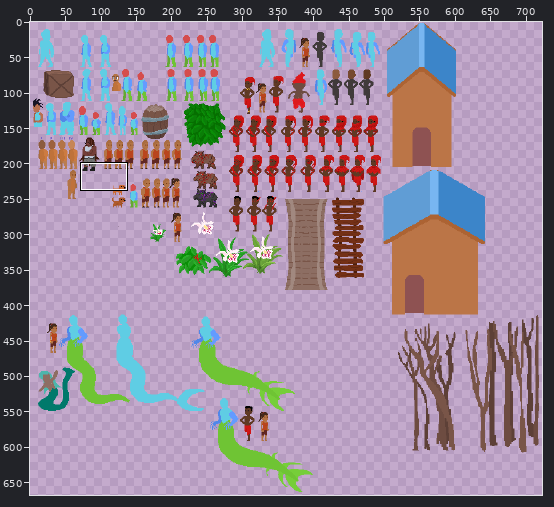
Two states of a sprite sheet, Assets/Sprites/tudo.png. The picture above shows the old version from afar; the outline marks the close-up.
Close-up. Earlier state:
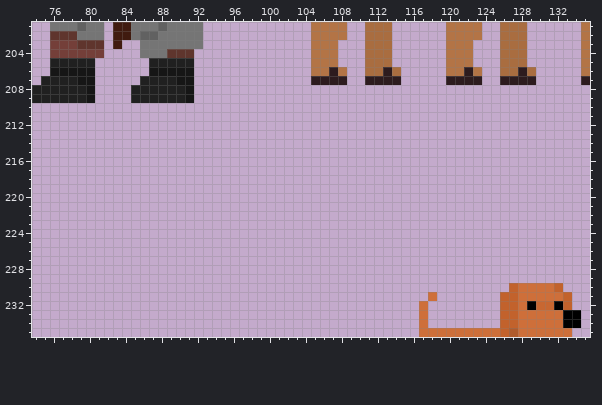
The file is 738x669 pixels. Colours within 5 levels of each other are drawn and written as one. Shown: x 74..135, y 201..235. The wide view leaves out empty margins.
After:
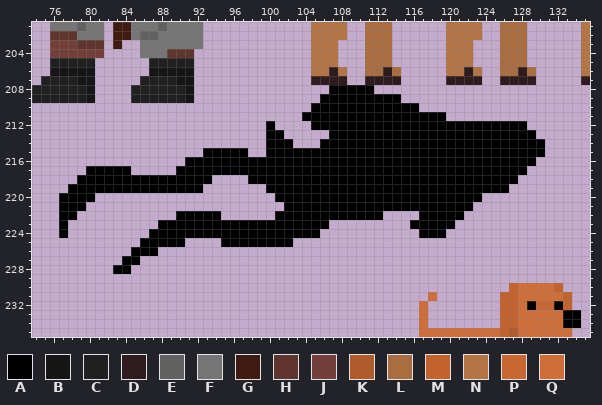
Palette (. is transparent): A #000000  B #161616  C #202020  D #2d1b1e  E #616161  F #757575  G #401b0f  H #5f352d  J #743f39  K #b05b2c  L #a96d40  M #c2622c  N #b37446  P #c86731  Q #ce6f3a
What changed:
y 208: x 107..111 ..... -> AAAAA
y 209: x 106..114 ......... -> AAAAAAAAA
y 210: x 105..116 ............ -> AAAAAAAAAAAA
y 211: x 104..119 ................ -> AAAAAAAAAAAAAAAA
y 212: x 100 . -> A; x 105..128 ........................ -> AAAAAAAAAAAAAAAAAAAAAAAA
y 213: x 100..101 .. -> AA; x 107..129 ....................... -> AAAAAAAAAAAAAAAAAAAAAAA
y 214: x 100..102 ... -> AAA; x 106..130 ......................... -> AAAAAAAAAAAAAAAAAAAAAAAAA
y 215: x 93..97 ..... -> AAAAA; x 100..130 ............................... -> AAAAAAAAAAAAAAAAAAAAAAAAAAAAAAA
y 216: x 91..129 ....................................... -> AAAAAAAAAAAAAAAAAAAAAAAAAAAAAAAAAAAAAAA
y 217: x 80..84 ..... -> AAAAA; x 90..128 ....................................... -> AAAAAAAAAAAAAAAAAAAAAAAAAAAAAAAAAAAAAAA
y 218: x 79..93 ............... -> AAAAAAAAAAAAAAA; x 98..127 .............................. -> AAAAAAAAAAAAAAAAAAAAAAAAAAAAAA
y 219: x 78..92 ............... -> AAAAAAAAAAAAAAA; x 100..126 ........................... -> AAAAAAAAAAAAAAAAAAAAAAAAAAA
y 220: x 77..80 .... -> AAAA; x 101..123 ....................... -> AAAAAAAAAAAAAAAAAAAAAAA
y 221: x 77..79 ... -> AAA; x 102..122 ..................... -> AAAAAAAAAAAAAAAAAAAAA
y 222: x 77..78 .. -> AA; x 90..94 ..... -> AAAAA; x 101..112 ............ -> AAAAAAAAAAAA; x 117..121 ..... -> AAAAA
y 223: x 77 . -> A; x 88..106 ................... -> AAAAAAAAAAAAAAAAAAA; x 116..120 ..... -> AAAAA
y 224: x 77 . -> A; x 87..105 ................... -> AAAAAAAAAAAAAAAAAAA; x 117..119 ... -> AAA
y 225: x 86..90 ..... -> AAAAA; x 95..102 ........ -> AAAAAAAA
y 226: x 85..87 ... -> AAA
y 227: x 84..85 .. -> AA
y 228: x 83..84 .. -> AA
Boxes around the changes in both close-ups, in picture pixels (x1, y1, x2, y2):
added: (59, 85, 545, 274)
